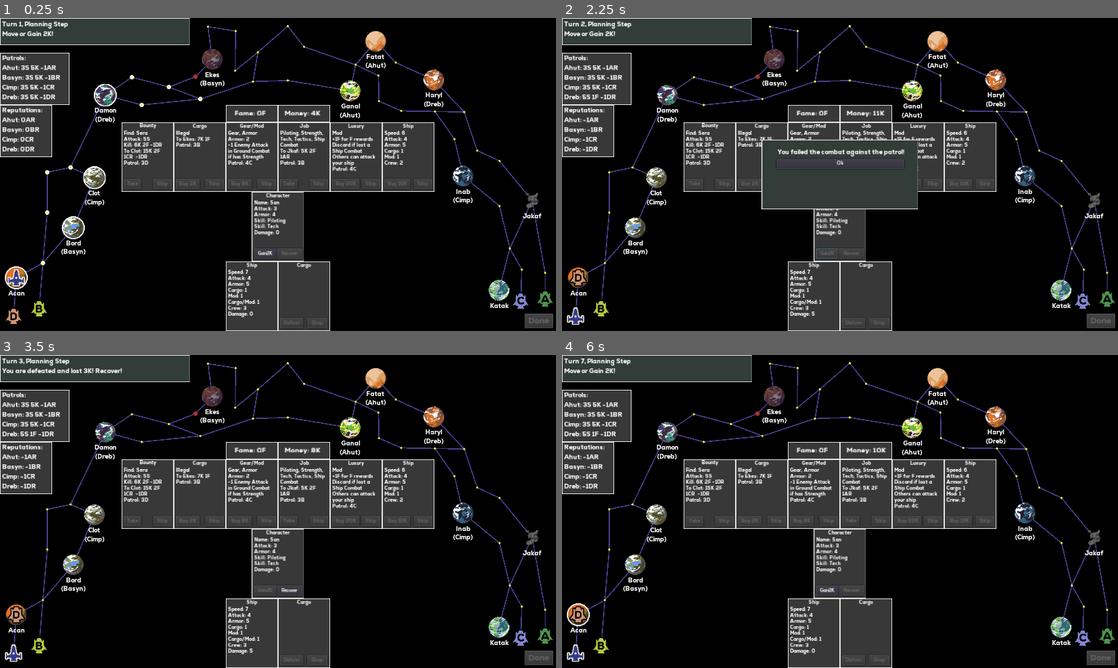
Above: before the commit, frames 1-4 (two rows, left to right).
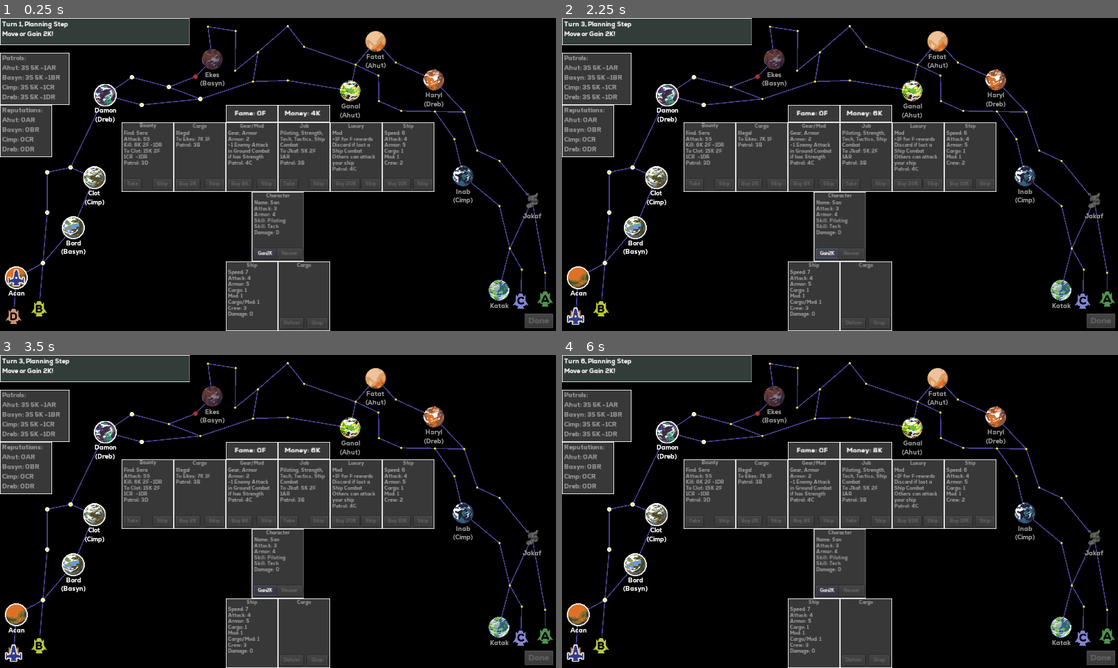
Above: after the commit, the same moments.

Repository: kosinaz/20-parsecs
Game: Godot game, scene res://scenes/ingame.tscn
The game is run twice, just before and just after one commit, with the same random seed, the same clock (stepped at 60 frames per second) and the same inputs.
Inputs (mouse positions are in pixels of both pictures, inside the frame that each line leads up to):
- Up to frame 1 (0.25 s): no input
- Up to frame 2 (2.25 s): click (573, 315) at 0.52 s; click (840, 165) at 1.25 s, where only the run before the commit has a clickable "Ok"; click "Gain2K" at 2 s
- Up to frame 3 (3.5 s): click (278, 502) at 2.75 s, where only the run before the commit has a clickable "Ok"
- Up to frame 4 (6 s): click (851, 589) at 3.5 s, where only the run before the commit has a clickable "Recover"; click (573, 652) at 4.27 s; click "Gain2K" at 5 s; click (573, 652) at 5.77 s

The runs differ from the first frame. In frame 1, 3.2% of the frame differs, in the area x 0-98%, y 11-96%; in frame 2, 5.4%, in the area x 0-98%, y 1-96%; in frame 3, 4.0%; in frame 4, 3.7%.

Commit message:
update colors

Diff:
--- a/20 Parsecs/scenes/ingame.gd
+++ b/20 Parsecs/scenes/ingame.gd
@@ -81,21 +81,33 @@
 		var path = astar.get_id_path($"%Player".current_space.id, to_id)
 		if path.size() > $"%Ship".get_data().speed + 1 or path.size() == 0:
 			get_node("Spaces/Space" + str(to_id)).get_node("Button").disabled = true
+			get_node("Spaces/Space" + str(to_id)).get_node("Label").add_color_override("font_color", Color("9a9a9a"))
+			get_node("Spaces/Space" + str(to_id)).get_node("Faction").add_color_override("font_color", Color("9a9a9a"))
 		else:
 			get_node("Spaces/Space" + str(to_id)).get_node("Button").disabled = false
+			get_node("Spaces/Space" + str(to_id)).get_node("Label").add_color_override("font_color", Color.white)
+			get_node("Spaces/Space" + str(to_id)).get_node("Faction").add_color_override("font_color", Color.white)
 	astar.set_point_disabled(13, false)
 	var path13 = astar.get_id_path($"%Player".current_space.id, 13)
 	if path13.size() > $"%Ship".get_data().speed + 1 or path13.size() == 0:
 		get_node("Spaces/Space13/Button").disabled = true
+		get_node("Spaces/Space" + str(13)).get_node("Label").add_color_override("font_color", Color.white)
+		get_node("Spaces/Space" + str(13)).get_node("Faction").add_color_override("font_color", Color.white)
 	else:
 		get_node("Spaces/Space13/Button").disabled = false
+		get_node("Spaces/Space" + str(13)).get_node("Label").add_color_override("font_color", Color.white)
+		get_node("Spaces/Space" + str(13)).get_node("Faction").add_color_override("font_color", Color.white)
 	for id in patrol_space_ids:
 		astar.set_point_disabled(id, false)
 		var path = astar.get_id_path($"%Player".current_space.id, id)
 		if path.size() > $"%Ship".get_data().speed + 1 or path.size() == 0:
 			get_node("Spaces/Space" + str(id)).get_node("Button").disabled = true
+			get_node("Spaces/Space" + str(id)).get_node("Label").add_color_override("font_color", Color("9a9a9a"))
+			get_node("Spaces/Space" + str(id)).get_node("Faction").add_color_override("font_color", Color("9a9a9a"))
 		else:
 			get_node("Spaces/Space" + str(id)).get_node("Button").disabled = false
+			get_node("Spaces/Space" + str(id)).get_node("Label").add_color_override("font_color", Color.white)
+			get_node("Spaces/Space" + str(id)).get_node("Faction").add_color_override("font_color", Color.white)
 
 func stop_planning():
 	for space in $Spaces.get_children():
--- a/20 Parsecs/scenes/ingame.tscn
+++ b/20 Parsecs/scenes/ingame.tscn
@@ -469,6 +469,7 @@
 margin_top = -46.0
 margin_right = 82.0
 margin_bottom = 46.0
+custom_colors/font_color = Color( 0.603922, 0.603922, 0.603922, 1 )
 custom_fonts/font = SubResource( 10 )
 text = "Patrols:
 Ahut: 3S 5K -1AR
@@ -490,6 +491,7 @@
 margin_top = -46.0
 margin_right = 82.0
 margin_bottom = 46.0
+custom_colors/font_color = Color( 0.603922, 0.603922, 0.603922, 1 )
 custom_fonts/font = SubResource( 10 )
 text = "Reputations:
 Ahut: 0AR
@@ -566,6 +568,7 @@
 [node name="MarketBountyTitle" type="Label" parent="CanvasLayer/Market/MarketBounty"]
 margin_right = 96.0
 margin_bottom = 14.0
+custom_colors/font_color = Color( 0.603922, 0.603922, 0.603922, 1 )
 custom_fonts/font = ExtResource( 36 )
 text = "Bounty"
 align = 1
@@ -575,6 +578,7 @@
 margin_top = 14.0
 margin_right = 92.0
 margin_bottom = 102.0
+custom_colors/font_color = Color( 0.603922, 0.603922, 0.603922, 1 )
 custom_fonts/font = ExtResource( 36 )
 text = "Find: Sera
 Attack: 5S
@@ -620,6 +624,7 @@
 margin_top = 1.0
 margin_right = 96.0
 margin_bottom = 15.0
+custom_colors/font_color = Color( 0.603922, 0.603922, 0.603922, 1 )
 custom_fonts/font = ExtResource( 36 )
 text = "Cargo"
 align = 1
@@ -629,6 +634,7 @@
 margin_top = 14.0
 margin_right = 92.0
 margin_bottom = 107.0
+custom_colors/font_color = Color( 0.603922, 0.603922, 0.603922, 1 )
 custom_fonts/font = ExtResource( 36 )
 text = "Illegal
 To Jakaf: 9K 1F
@@ -670,6 +676,7 @@
 margin_top = 1.0
 margin_right = 96.0
 margin_bottom = 15.0
+custom_colors/font_color = Color( 0.603922, 0.603922, 0.603922, 1 )
 custom_fonts/font = ExtResource( 36 )
 text = "Gear/Mod"
 align = 1
@@ -679,6 +686,7 @@
 margin_top = 14.0
 margin_right = 92.0
 margin_bottom = 107.0
+custom_colors/font_color = Color( 0.603922, 0.603922, 0.603922, 1 )
 custom_fonts/font = ExtResource( 36 )
 text = "Gear, Armor
 Armor: 2
@@ -722,6 +730,7 @@
 margin_top = 1.0
 margin_right = 96.0
 margin_bottom = 15.0
+custom_colors/font_color = Color( 0.603922, 0.603922, 0.603922, 1 )
 custom_fonts/font = ExtResource( 36 )
 text = "Job"
 align = 1
@@ -731,6 +740,7 @@
 margin_top = 14.0
 margin_right = 92.0
 margin_bottom = 107.0
+custom_colors/font_color = Color( 0.603922, 0.603922, 0.603922, 1 )
 custom_fonts/font = ExtResource( 36 )
 text = "Piloting, Strength,
 Tech, Tactics, Ship
@@ -773,6 +783,7 @@
 margin_top = 1.0
 margin_right = 96.0
 margin_bottom = 15.0
+custom_colors/font_color = Color( 0.603922, 0.603922, 0.603922, 1 )
 custom_fonts/font = ExtResource( 36 )
 text = "Luxury"
 align = 1
@@ -782,6 +793,7 @@
 margin_top = 14.0
 margin_right = 92.0
 margin_bottom = 107.0
+custom_colors/font_color = Color( 0.603922, 0.603922, 0.603922, 1 )
 custom_fonts/font = ExtResource( 36 )
 text = "Mod
 +1F for F rewards
@@ -827,6 +839,7 @@
 margin_top = 1.0
 margin_right = 96.0
 margin_bottom = 15.0
+custom_colors/font_color = Color( 0.603922, 0.603922, 0.603922, 1 )
 custom_fonts/font = ExtResource( 36 )
 text = "Ship"
 align = 1
@@ -836,6 +849,7 @@
 margin_top = 14.0
 margin_right = 92.0
 margin_bottom = 107.0
+custom_colors/font_color = Color( 0.603922, 0.603922, 0.603922, 1 )
 custom_fonts/font = ExtResource( 36 )
 text = "Speed: 6
 Attack: 4
@@ -892,6 +906,7 @@
 margin_top = 1.0
 margin_right = 96.0
 margin_bottom = 15.0
+custom_colors/font_color = Color( 0.603922, 0.603922, 0.603922, 1 )
 custom_fonts/font = ExtResource( 36 )
 text = "Character"
 align = 1
@@ -901,6 +916,7 @@
 margin_top = 14.0
 margin_right = 92.0
 margin_bottom = 107.0
+custom_colors/font_color = Color( 0.603922, 0.603922, 0.603922, 1 )
 custom_fonts/font = ExtResource( 36 )
 text = "
 "
@@ -955,6 +971,7 @@
 margin_top = 1.0
 margin_right = 96.0
 margin_bottom = 15.0
+custom_colors/font_color = Color( 0.603922, 0.603922, 0.603922, 1 )
 custom_fonts/font = ExtResource( 36 )
 text = "Ship"
 align = 1
@@ -964,6 +981,7 @@
 margin_top = 14.0
 margin_right = 92.0
 margin_bottom = 107.0
+custom_colors/font_color = Color( 0.603922, 0.603922, 0.603922, 1 )
 custom_fonts/font = ExtResource( 36 )
 text = "
 "
@@ -981,6 +999,7 @@
 margin_top = 1.0
 margin_right = 96.0
 margin_bottom = 15.0
+custom_colors/font_color = Color( 0.603922, 0.603922, 0.603922, 1 )
 custom_fonts/font = ExtResource( 36 )
 text = "Cargo"
 align = 1
@@ -990,6 +1009,7 @@
 margin_top = 14.0
 margin_right = 92.0
 margin_bottom = 107.0
+custom_colors/font_color = Color( 0.603922, 0.603922, 0.603922, 1 )
 custom_fonts/font = ExtResource( 36 )
 text = "
 "
@@ -1041,6 +1061,7 @@
 margin_top = 14.0
 margin_right = 92.0
 margin_bottom = 107.0
+custom_colors/font_color = Color( 0.603922, 0.603922, 0.603922, 1 )
 custom_fonts/font = ExtResource( 36 )
 text = "
 "
@@ -1092,6 +1113,7 @@
 margin_top = 14.0
 margin_right = 92.0
 margin_bottom = 107.0
+custom_colors/font_color = Color( 0.603922, 0.603922, 0.603922, 1 )
 custom_fonts/font = ExtResource( 36 )
 text = "
 "
--- a/20 Parsecs/scenes/player.gd
+++ b/20 Parsecs/scenes/player.gd
@@ -3,10 +3,10 @@
 var current_space = null
 var fame = 0
 var money = 0
-var ahut = -1
-var basyn = -1
-var cimp = -1
-var dreb = -1
+var ahut = 0
+var basyn = 0
+var cimp = 0
+var dreb = 0
 
 func get_money():
 	return money
